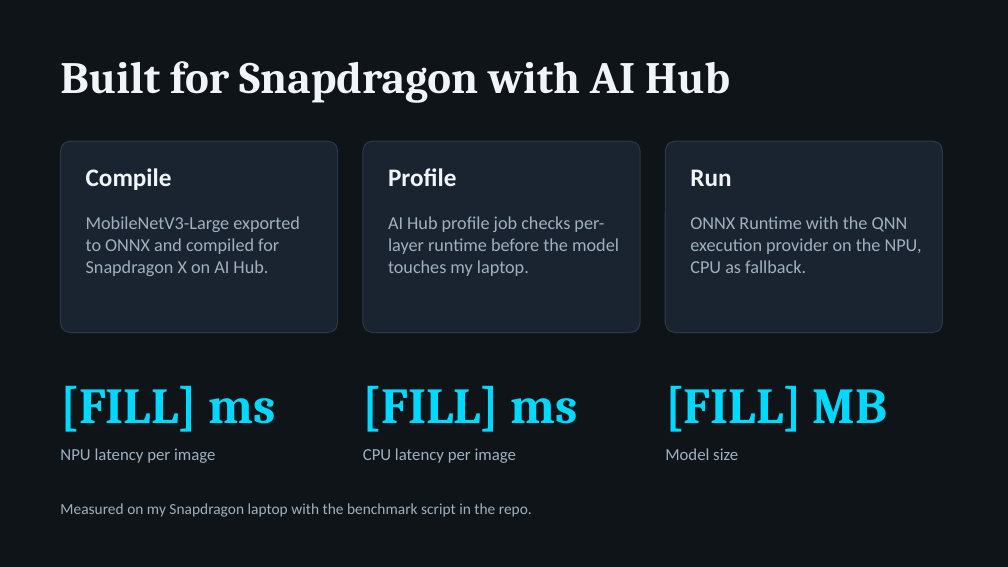
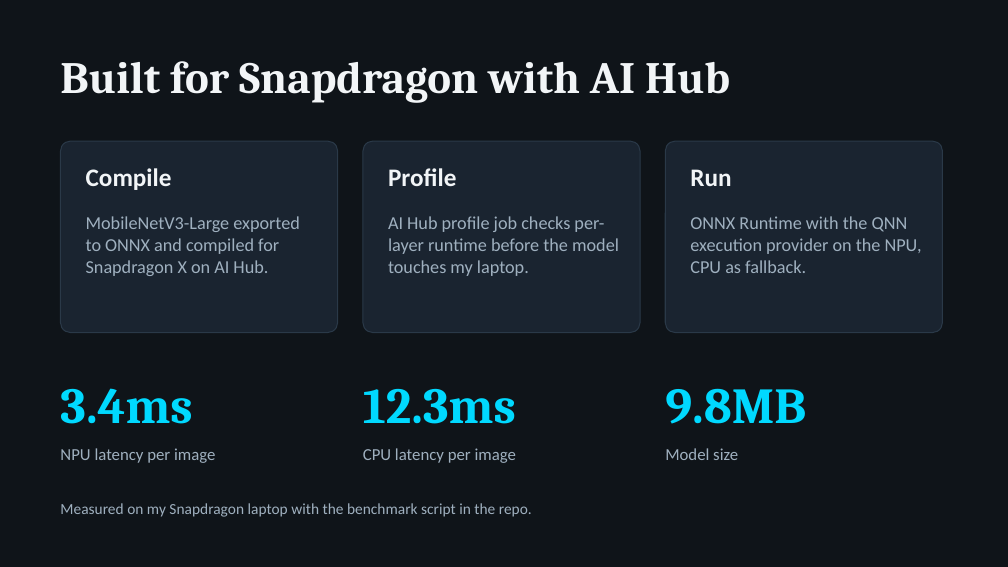
Before and after one commit to abdulraheem2006/ecosort-ai-snapdragon, a slide deck: slide 5 of EcoSort_Pitch.pptx. Drawn at 1008x567 pixels with LibreOffice and Linux fonts; fonts in the diff are those of the drawing. Boxes give left, top, right and bottom in pixels: in the first picture for what was removed or moved away, otherwise in the second. Text is boxed around its words. In the diff, an @@ line names an element or a change of style, - is before the commit and + after.

```diff
--- a/EcoSort_Pitch.pptx
+++ b/EcoSort_Pitch.pptx
@@ text at (60, 388, 192, 424): text changed @@
-[FILL] ms
+3.4ms
@@ text at (363, 389, 516, 424): text changed @@
-[FILL] ms
+12.3ms
@@ text at (665, 388, 806, 424): text changed @@
-[FILL] MB
+9.8MB
```
